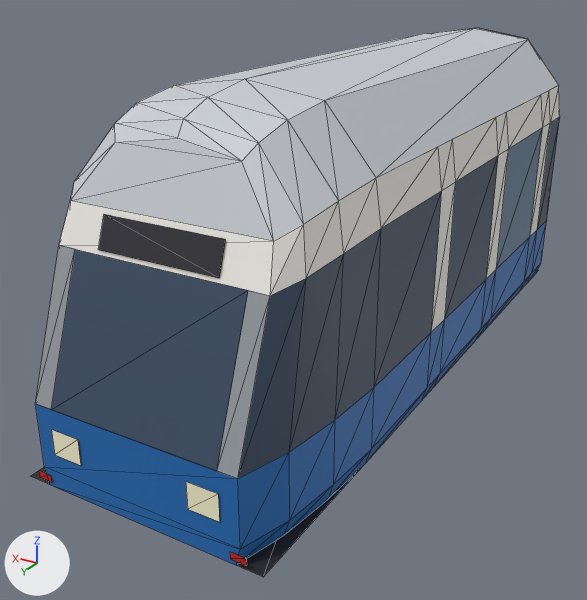
Before and after pictures for a commit that changed the glTF model web/public/models/transit/flexity_kopf.glb.
Camera for both pictures: a camera (50 mm lens) standing at (-3.62, 7.16, 4.31) and looking at (0.34, 0.56, 1.0). The axes (+X, +Y, +Z) are drawn at lower left. The lights are the same throughout. The older version comes first. Mesh edges are drawn as thin lines. Vertices at exactly the same position are counted once.

Names of what the first picture shows: 'body', 'display'.
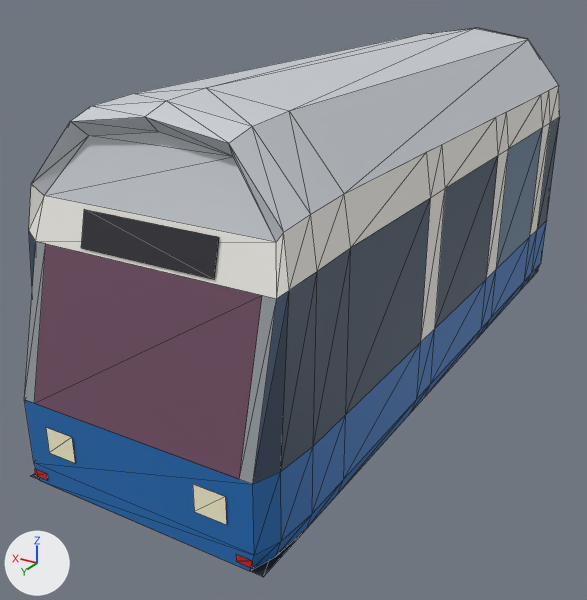
Edits to the bpy script that builds the scene:
```text
Change me_flexity_kopf_body:
    where me_flexity_kopf_body.from_pydata(...)  # 244 vertices, 384 faces; spans x -1.2..1.2, y -3.45..3.46, z 0.0..3.4
    used by ob_body; location = (0.0, 0.0, 0.0)
    me_flexity_kopf_body part 1: the loose piece of 4 vertices spanning x -0.8..-0.52, y 3.46, z 0.64..0.87 is moved by (-0.06, 0.0, 0.0)
    me_flexity_kopf_body part 2: the loose piece of 4 vertices spanning x 0.52..0.8, y 3.46, z 0.64..0.87 is moved by (0.06, 0.0, 0.0)
    me_flexity_kopf_body part 3: the loose piece of 4 vertices spanning x -1.02..-0.88, y 3.46, z 0.35..0.41 is moved by (-0.05, 0.0, 0.0)
    me_flexity_kopf_body part 4: the loose piece of 4 vertices spanning x 0.88..1.02, y 3.46, z 0.35..0.41 is moved by (0.05, 0.0, 0.0)
    me_flexity_kopf_body part 5: 66 of 244 vertices moved; they spanned x -1.2..1.2, y 0.3..3.45, z 0.3..3.4 and now span x -1.2..1.2, y 0.55..3.45, z 0.3..3.4; mean shift (0.0, 0.3, 0.02); largest move (1.2, 1.85, 0.46) -> (1.2, 2.35, 0.46)
    me_flexity_kopf_body part 6: 2 faces centred in x -0.26..0.26, y 3.16..3.31, z 1.44..1.84 are repainted in the vertex colours; the middle colour goes from dark blue #3a4c62 to dark purple #6f4c62
Change me_flexity_kopf_display:
    used by ob_display; location = (0.0, 0.0, 0.0)
    remove me_flexity_kopf_display.from_pydata(...)  # 4 vertices, 2 faces; spans x -0.55..0.55, y 2.927..3.02, z 2.267..2.519
    add me_flexity_kopf_display.from_pydata(...)  # 4 vertices, 2 faces; spans x -0.6..0.6, y 3.069..3.14, z 2.308..2.584
    me_flexity_kopf_display part 7
    me_flexity_kopf_display.vertices[0].co: (-0.55, 3.02, 2.267) -> (-0.6, 3.14, 2.308)  # pixel (219, 278) -> pixel (214, 279)
    me_flexity_kopf_display.vertices[1].co: (0.55, 3.02, 2.267) -> (0.6, 3.14, 2.308)  # pixel (98, 249) -> pixel (81, 248)
    me_flexity_kopf_display.vertices[2].co: (0.55, 2.927, 2.519) -> (0.6, 3.069, 2.584)  # pixel (103, 214) -> pixel (84, 209)
    me_flexity_kopf_display.vertices[3].co: (-0.55, 2.927, 2.519) -> (-0.6, 3.069, 2.584)  # pixel (225, 239) -> pixel (219, 237)
```

Pixel boxes (x1, y1, x2, y2) of what changed, in the pictures (587 x 600 px; the box of a moved part takes in the faces that stretch with it):
'body', reshaped, recoloured: before (31, 28, 560, 577); after (24, 28, 560, 577)
'display', reshaped (8% wider, 8% taller): before (98, 214, 226, 278); after (81, 210, 219, 279)
part 1 of me_flexity_kopf_body, moved or reshaped: before (186, 482, 220, 522); after (193, 484, 227, 525)
part 2 of me_flexity_kopf_body, moved or reshaped: before (51, 429, 81, 465); after (46, 428, 75, 463)
part 3 of me_flexity_kopf_body, moved or reshaped: before (230, 552, 247, 566); after (236, 554, 253, 568)
part 4 of me_flexity_kopf_body, moved or reshaped: before (39, 471, 52, 482); after (34, 469, 47, 480)
part 5 of me_flexity_kopf_body, moved or reshaped: before (35, 32, 521, 565); after (24, 32, 521, 571)
part 6 of me_flexity_kopf_body, recoloured (dark blue to dark purple): before (51, 249, 248, 471); after (34, 244, 262, 479)
